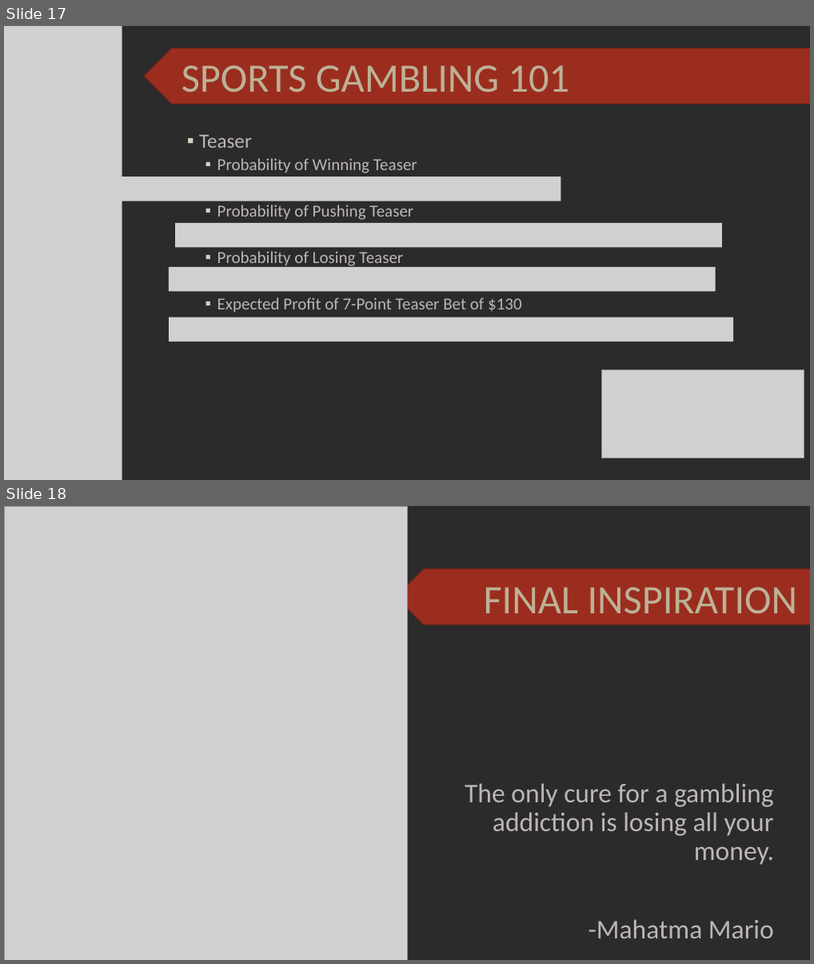
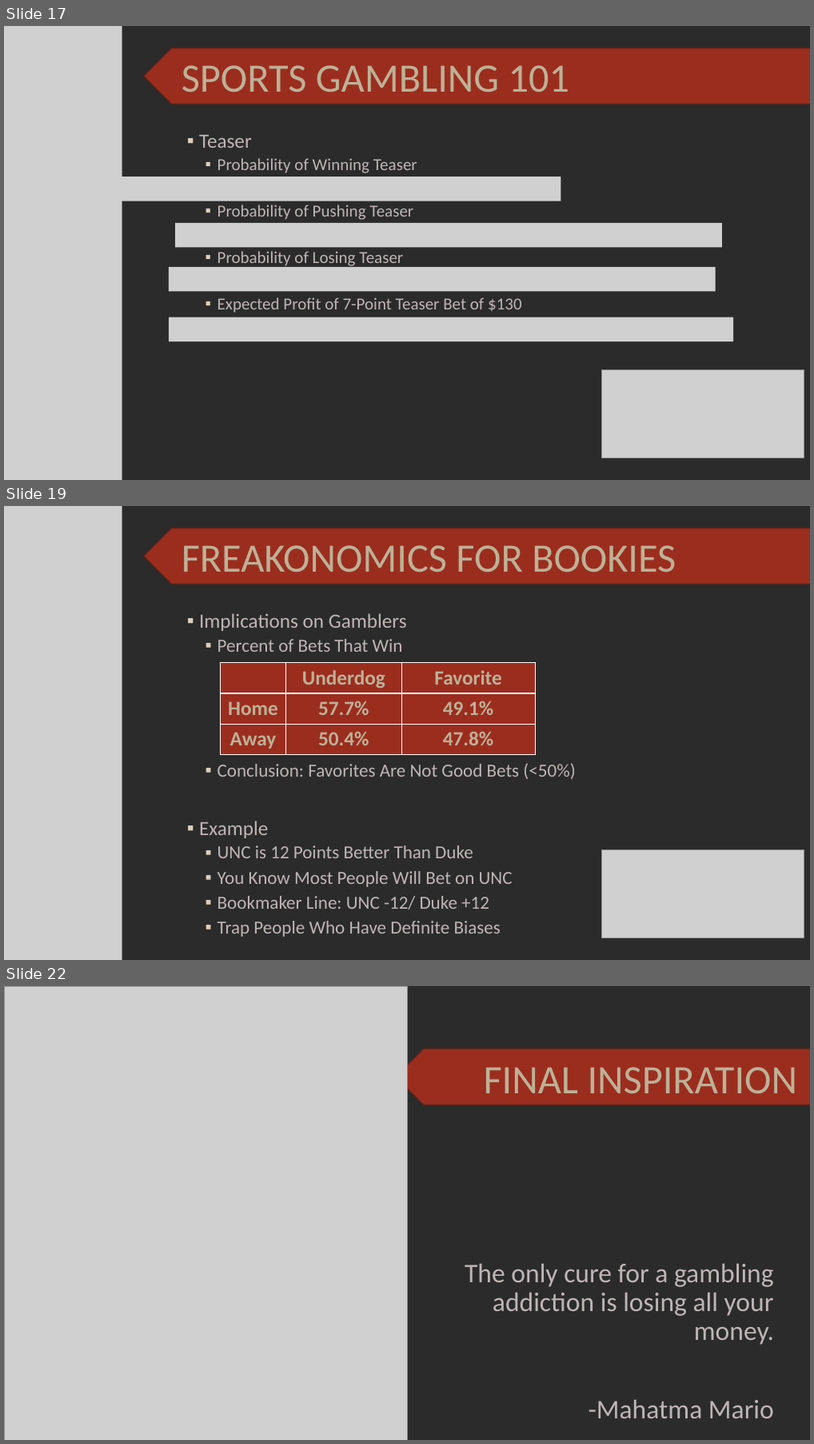
Before and after one commit to SuperMarioGiacomazzo/STOR390_WEBSITE, a slide deck: Slides/Gambling 1/Gambling_1_Lecture.pptx. Shown one above the other, each under a label of ours: slides 17 and 18 before the commit, slides 17, 19 and 22 after it; the slides between them are not shown. The pictures are 814x964 and 814x1444 pixels, drawn with LibreOffice and Linux fonts; fonts in the diff are those of the drawing; grey boxes stand for pictures; background and template pictures are left out; a plain dark background stands for a picture behind light text. Boxes give left, top, right and bottom in pixels: in the first picture for what was removed or moved away, otherwise in the second. Text is boxed around its words. In the diff, an @@ line names an element or a change of style, - is before the commit and + after.

```diff
--- a/Slides/Gambling 1/Gambling_1_Lecture.pptx
+++ b/Slides/Gambling 1/Gambling_1_Lecture.pptx
@@ slide 19 added at <box>4,506,810,960</box>, background picture (left out) @@
@@ picture added at <box>4,506,122,960</box> @@
@@ chevron added at <box>144,528,810,584</box>, fill #9B2D1F, outline #732117 1 pt @@
@@ title added at <box>182,545,676,572</box>, 48 pt, text #BDB196 @@
+FREAKONOMICS FOR BOOKIES
@@ text added at <box>199,613,575,936</box>, 22 pt, text #BDB5B6 @@
+▪ Implications on Gamblers
+  ▪ Percent of Bets That Win
+  ▪ Conclusion: Favorites Are Not Good Bets (<50%)
+▪ Example
+  ▪ UNC is 12 Points Better Than Duke
+  ▪ You Know Most People Will Bet on UNC
+  ▪ Bookmaker Line: UNC -12/ Duke +12
+  ▪ Trap People Who Have Definite Biases
@@ table added at <box>221,663,536,753</box>, 3 rows, 3 columns @@
+ | Underdog | Favorite
+Home | 57.7% | 49.1%
+Away | 50.4% | 47.8%
@@ picture added at <box>602,850,804,938</box> @@
@@ what was slide 18 is now slide 22 @@
```
Also in this commit, not shown: 3 other slides added, 7 other files.
